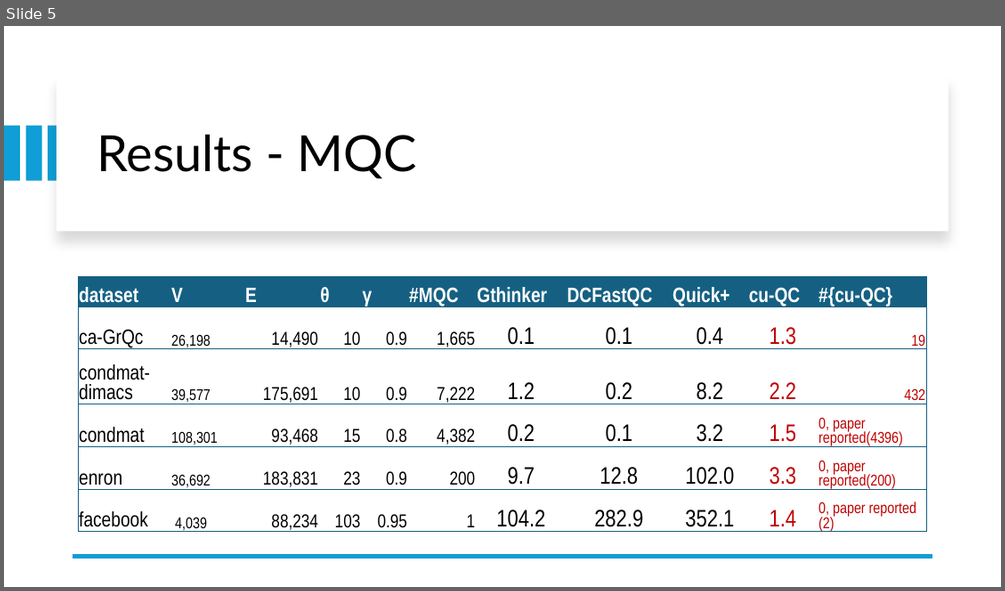
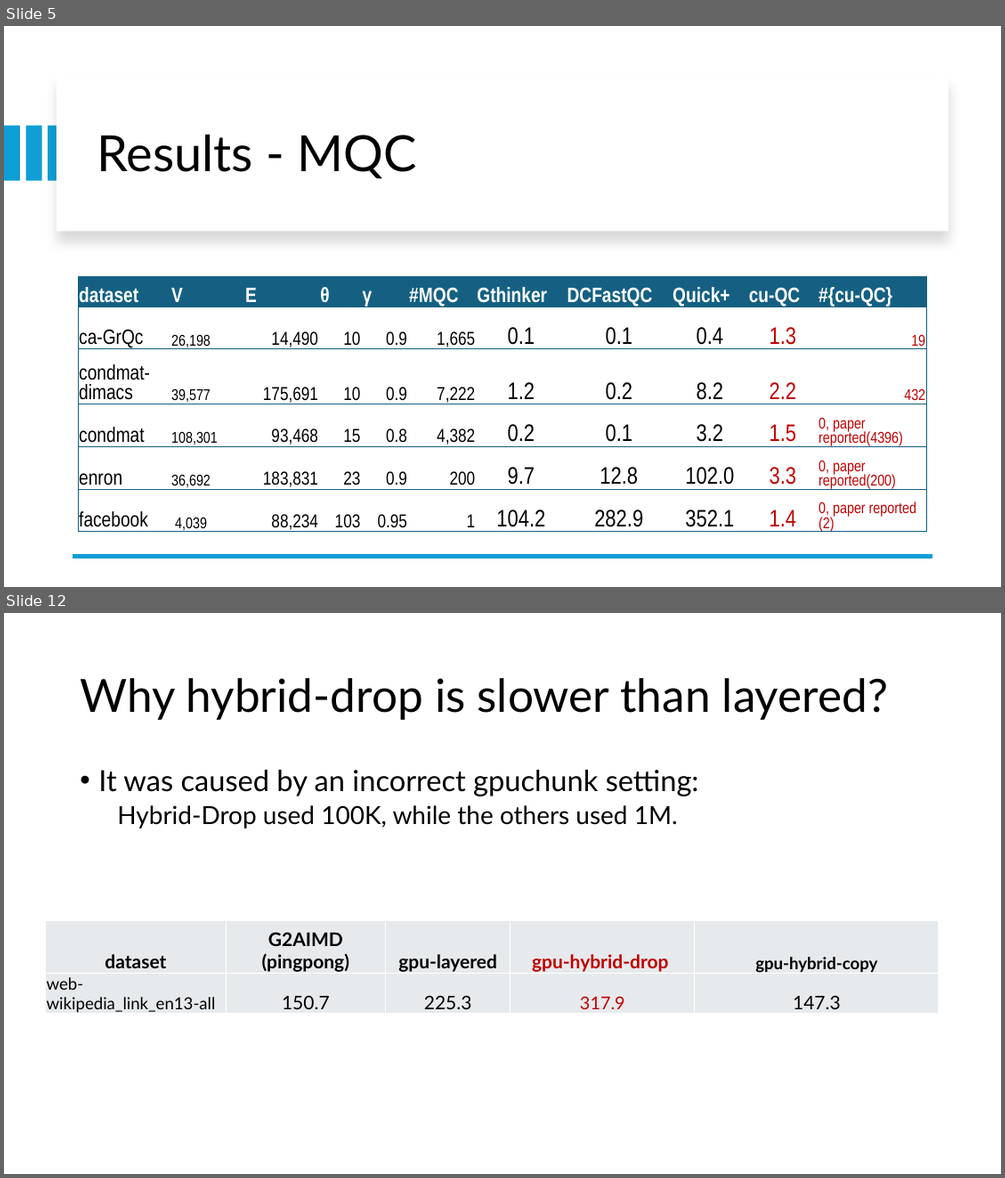
Before and after one commit to akhlaqueak/G-ThinkerCG, a slide deck: revision.pptx. Shown one above the other, each under a label of ours: slide 5 before the commit, slides 5 and 12 after it; the slides between them are not shown. The pictures are 1005x591 and 1005x1178 pixels, drawn with LibreOffice and Linux fonts; fonts in the diff are those of the drawing. Boxes give left, top, right and bottom in pixels: in the first picture for what was removed or moved away, otherwise in the second. Text is boxed around its words. In the diff, an @@ line names an element or a change of style, - is before the commit and + after.

```diff
--- a/revision.pptx
+++ b/revision.pptx
@@ slide 12 added at bbox=[4, 613, 1001, 1174], background #FFFFFF @@
@@ title added at bbox=[80, 678, 888, 720], 44 pt, text #000000 @@
+Why hybrid-drop is slower than layered?
@@ text added at bbox=[98, 770, 699, 828], 24 pt, text #000000 @@
+• It was caused by an incorrect gpuchunk setting:
+  Hybrid-Drop used 100K, while the others used 1M.
@@ table added at bbox=[46, 920, 939, 1016], 2 rows, 5 columns @@
+dataset | G2AIMD (pingpong) | gpu-layered | gpu-hybrid-drop | gpu-hybrid-copy
+web-wikipedia_link_en13-all | 150.7 | 225.3 | 317.9 | 147.3
```
Also in this commit, not shown: 7 other slides added, 1 slide removed, 31 other files.
